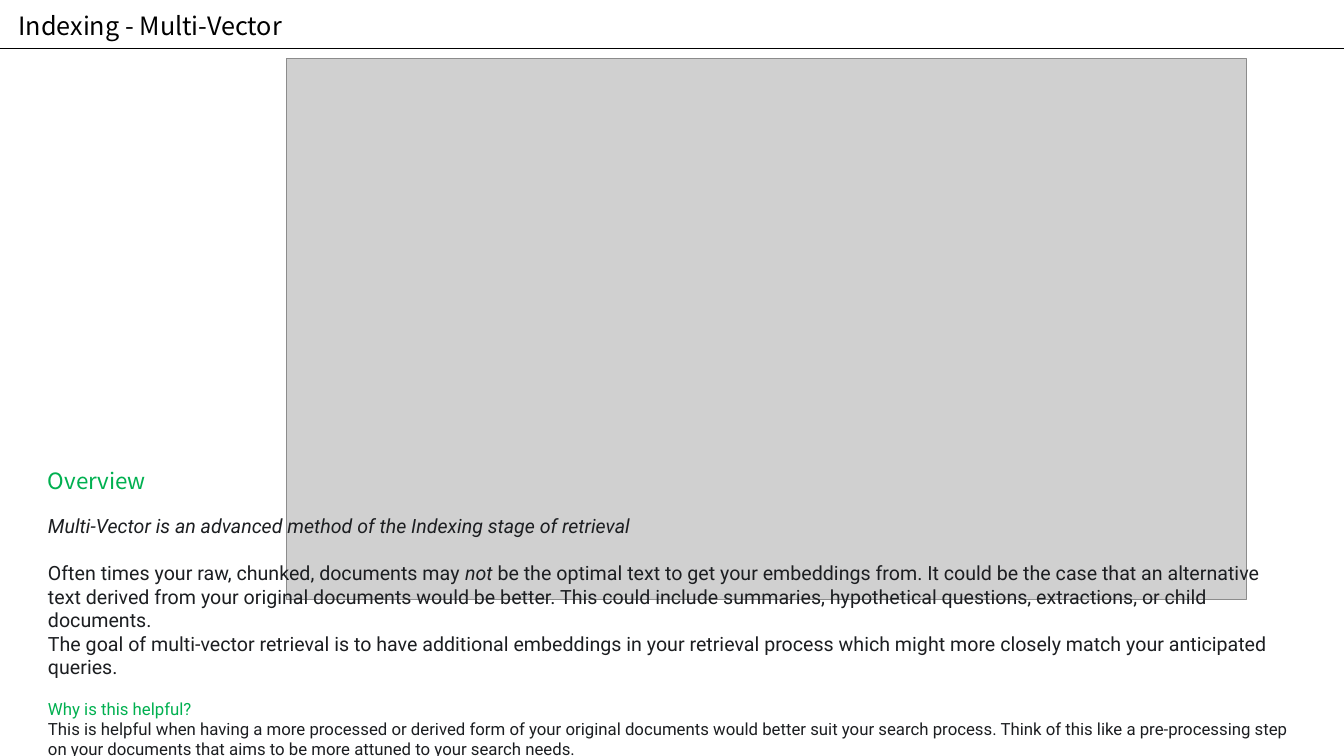
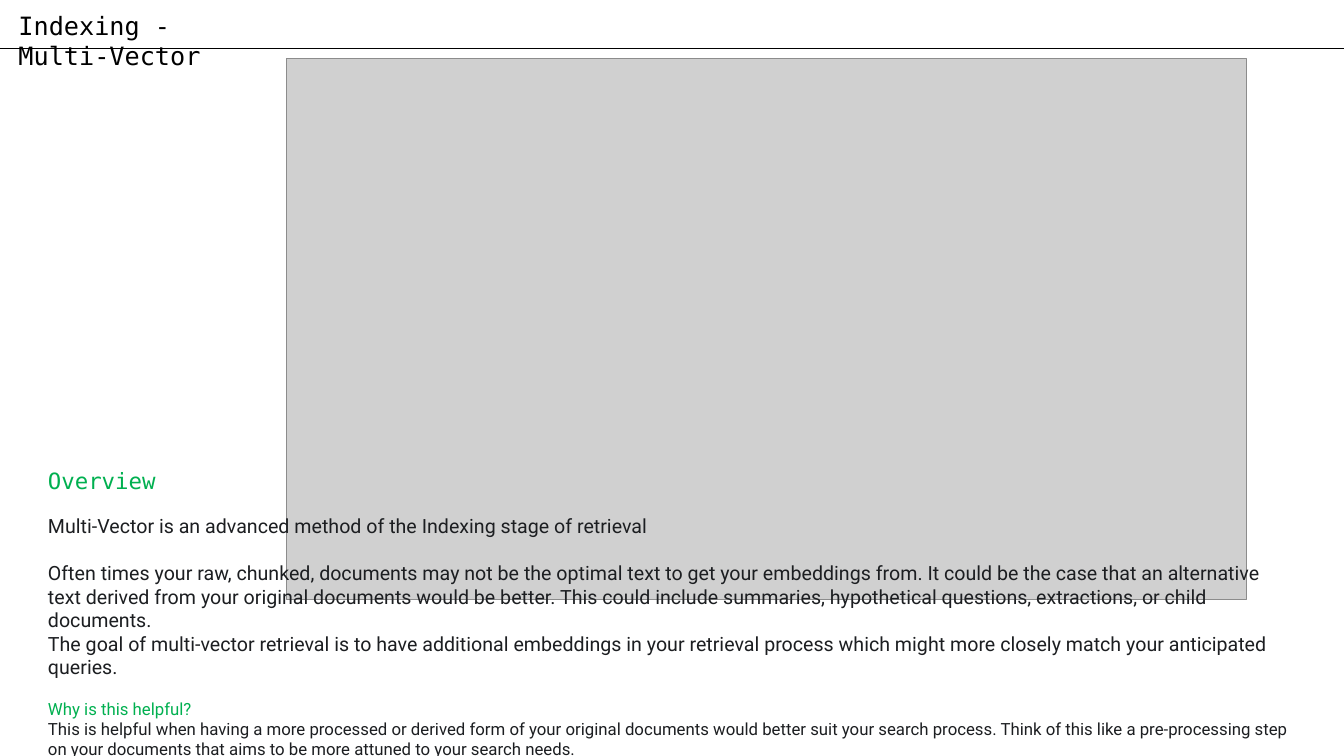
Before and after one commit to acho98/rag-playground, a slide deck: slide 8 of langchain/rag_playground.pptx. Drawn at 1344x756 pixels with LibreOffice and Linux fonts; fonts in the diff are those of the drawing; grey boxes stand for pictures. Boxes give left, top, right and bottom in pixels: in the first picture for what was removed or moved away, otherwise in the second. Text is boxed around its words. In the diff, an @@ line names an element or a change of style, - is before the commit and + after.

```diff
--- a/langchain/rag_playground.pptx
+++ b/langchain/rag_playground.pptx
@@ text "Indexing - Multi-Vector" at [18,16,200,66]: font Noto Sans CJK KR to DejaVu Sans Mono @@
@@ text at [48,472,1259,628]: font Noto Sans CJK KR to DejaVu Sans Mono in "Overview"; italic off in "Multi-Vector is an advanced method of the ...", "not" @@
```
Also in this commit, not shown: 13 other slides changed, 3 slides added, 1 other file.
